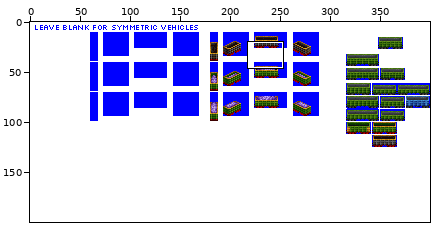
Sprite sheet -- src/graphics/pony/scrap_metal_car_pony_gen_5B.png. Above: a wide view before the commit, with the close-up outlined.
Close-up. As it was:
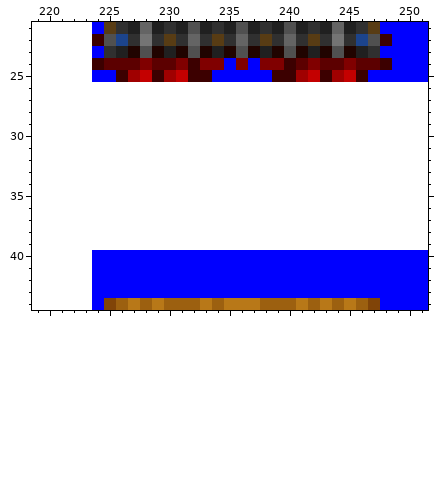
The file is 400x200 pixels. Shown: x 219..251, y 21..44.
Once edited:
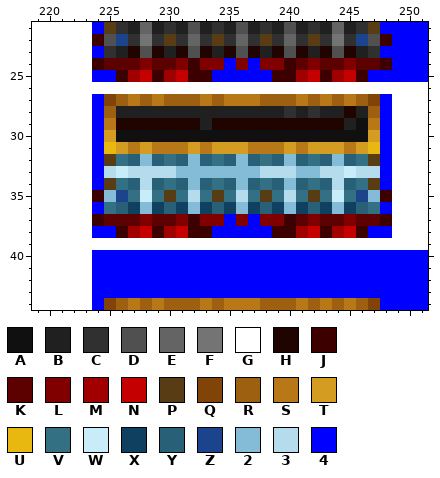
Palette (. is transparent): A #101010  B #202020  C #303030  D #505050  E #646464  F #747474  G #ffffff  H #200400  J #3c0000  K #5c0000  L #800000  M #a00000  N #c40000  P #583c14  Q #804408  R #9c6010  S #b87818  T #d49c20  U #e8b810  V #347084  W #c8ecf8  X #104060  Y #286078  Z #1c448c  2 #84bcd8  3 #b4dcec  4 #0000ff
Change:
The edit turns colour G into colour 2 in row 32 at x 228, 232, 236, 240 and 244; in row 33 at x 231 to 237 and 241 to 242; in row 34 at x 232, 236 and 240; in row 35 at x 225 and 247; in row 36 at x 228, 232, 236, 240 and 244.
The edit turns colour G into colour 3 in row 33 at x 225, 227 to 230, 238 to 240, 243 to 244 and 246 to 247; in row 34 at x 228 and 244; in row 35 at x 232, 236 and 240.
The edit turns colour G into colour 4 in rows 27 to 34 at x 224 and 248; in row 36 at x 224 and 248; in row 37 at x 235 and 237; in row 38 at x 224 to 225, 234 to 238 and 247 to 248.
The edit turns colour G into colour A in row 29 at x 246; in row 30 at x 226 to 246.
The edit turns colour G into colour B in row 28 at x 226 to 239, 241, 243 to 244 and 246; in row 29 at x 233 and 245.
The edit turns colour G into colour C in row 28 at x 240 and 242.
The edit turns colour G into colour H in row 28 at x 245; in row 29 at x 226 to 232 and 234 to 244.
The edit turns colour G into colour J in row 35 at x 224 and 248; in row 37 at x 224, 232, 240 and 248; in row 38 at x 226, 229, 232 to 233, 239 to 240, 243 and 246.
The edit turns colour G into colour K in row 37 at x 225 to 227, 229 to 230, 241, 243 to 244 and 246 to 247.
The edit turns colour G into colour L in row 37 at x 228, 231, 233 to 234, 236, 238 to 239, 242 and 245.
The edit turns colour G into colour M in row 38 at x 227, 230, 241 and 244.
The edit turns colour G into colour N in row 38 at x 228, 231, 242 and 245.
The edit turns colour G into colour P in row 32 at x 225 and 247; in row 34 at x 225 and 247; in row 35 at x 230, 234, 238 and 242.
The edit turns colour G into colour Q in row 27 at x 225 and 247.
The edit turns colour G into colour R in row 27 at x 226, 228, 230 to 232, 234, 238 to 240, 242, 244 and 246; in row 28 at x 225 and 247.
The edit turns colour G into colour S in row 27 at x 227, 229, 233, 235 to 237, 241, 243 and 245; in row 29 at x 225 and 247; in row 31 at x 227, 229 to 231, 233, 237 to 239, 241 and 245.
The edit turns colour G into colour T in row 30 at x 225 and 247; in row 31 at x 226, 228, 232, 234 to 236, 240, 242 to 244 and 246.
The edit turns colour G into colour U in row 31 at x 225 and 247.
The edit turns colour G into colour V in row 32 at x 226, 230, 234, 238, 242 and 246; in row 34 at x 226, 230, 234, 238, 242 and 246; in row 35 at x 227, 229, 231, 233, 235, 237, 239, 241, 243 and 245; in row 36 at x 225 and 247.
The edit turns colour G into colour W in row 33 at x 226 and 245; in row 35 at x 228 and 244.
The edit turns colour G into colour X in row 36 at x 227, 229, 231, 233, 235, 237, 239, 241, 243 and 245.
The edit turns colour G into colour Y in row 32 at x 227, 229, 231, 233, 235, 237, 239, 241, 243 and 245; in row 34 at x 227, 229, 231, 233, 235, 237, 239, 241, 243 and 245; in row 36 at x 226, 230, 234, 238, 242 and 246.
The edit turns colour G into colour Z in row 35 at x 226 and 246.
Changed places in both close-ups, as pixel boxes (x1, y1, x2, y2):
changed: (92, 94, 392, 238)
